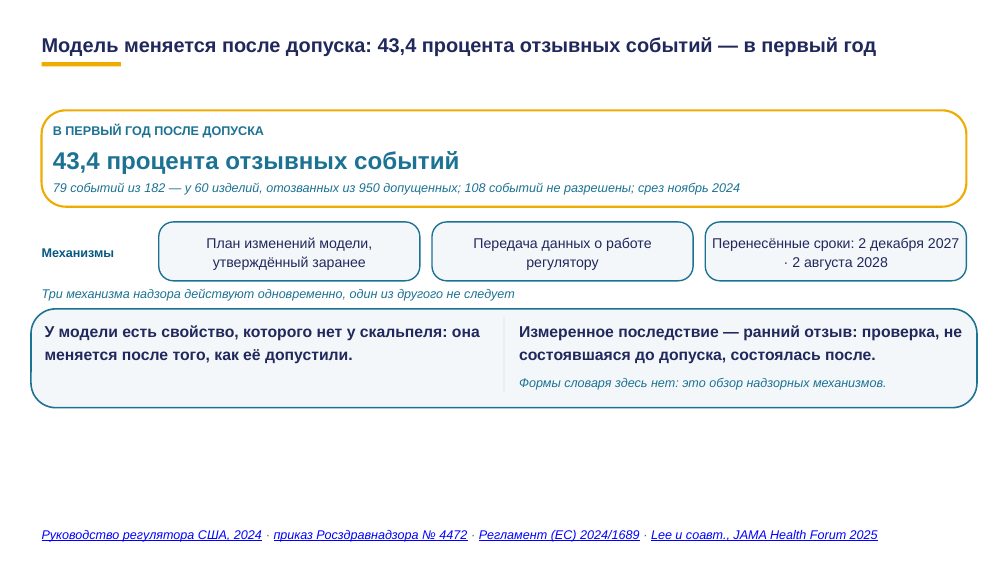
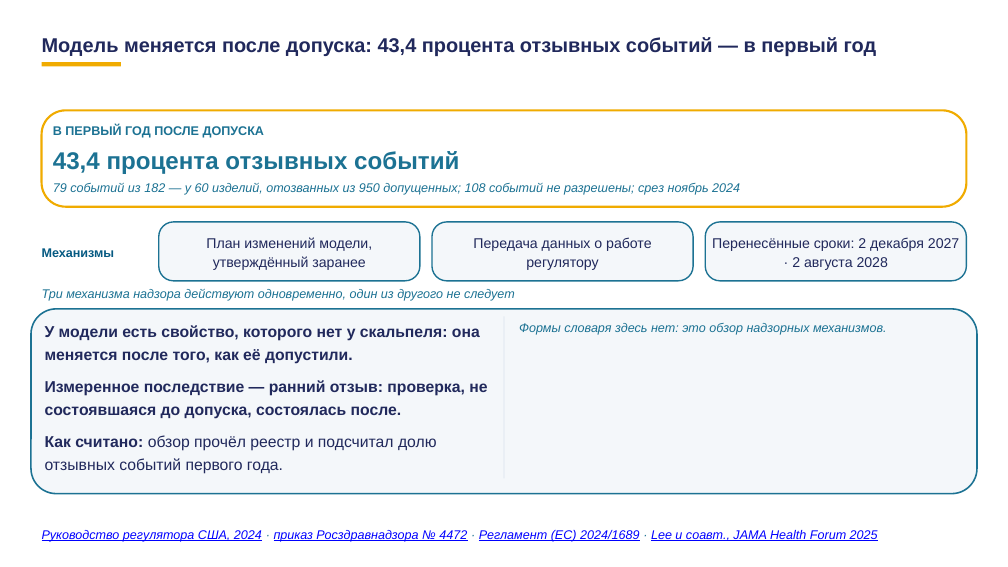
Before and after one commit to tellina-study/AI-usage-lessons, a slide deck: slide 76 of library/lectures/lec-07/rework/deck/lec-07-karkas.pptx. Drawn at 1008x567 pixels with LibreOffice and Linux fonts; fonts in the diff are those of the drawing. Boxes give left, top, right and bottom in pixels: in the first picture for what was removed or moved away, otherwise in the second. Text is boxed around its words. In the diff, an @@ line names an element or a change of style, - is before the commit and + after.

Commit message:
#229 полная пересборка после описания опыта: PDF 101 страница, пакет, блокирующих 0

```diff
--- a/library/lectures/lec-07/rework/deck/lec-07-karkas.pptx
+++ b/library/lectures/lec-07/rework/deck/lec-07-karkas.pptx
@@ rounded rectangle: place and size @@
-rounded rectangle at box(31, 309, 977, 408)
+rounded rectangle at box(31, 309, 977, 494)
@@ rounded rectangle at box(31, 309, 977, 494): proportions changed @@
@@ rectangle: place and size @@
-rectangle at box(504, 317, 504, 393)
+rectangle at box(504, 317, 504, 479)
@@ text at box(519, 325, 962, 364): paragraph removed @@
-Измеренное последствие — ранний отзыв: проверка, не состоявшаяся до допуска, состоялась после.
@@ text "Формы словаря здесь нет: это ..." at box(519, 323, 887, 335): less space between paragraphs @@
@@ text at box(45, 380, 487, 474): paragraphs added @@
+Измеренное последствие — ранний отзыв: проверка, не состоявшаяся до допуска, состоялась после.
+Как считано: обзор прочёл реестр и подсчитал долю отзывных событий первого года.
```
Also in this commit, not shown: 32 other slides changed, 1 other file.
